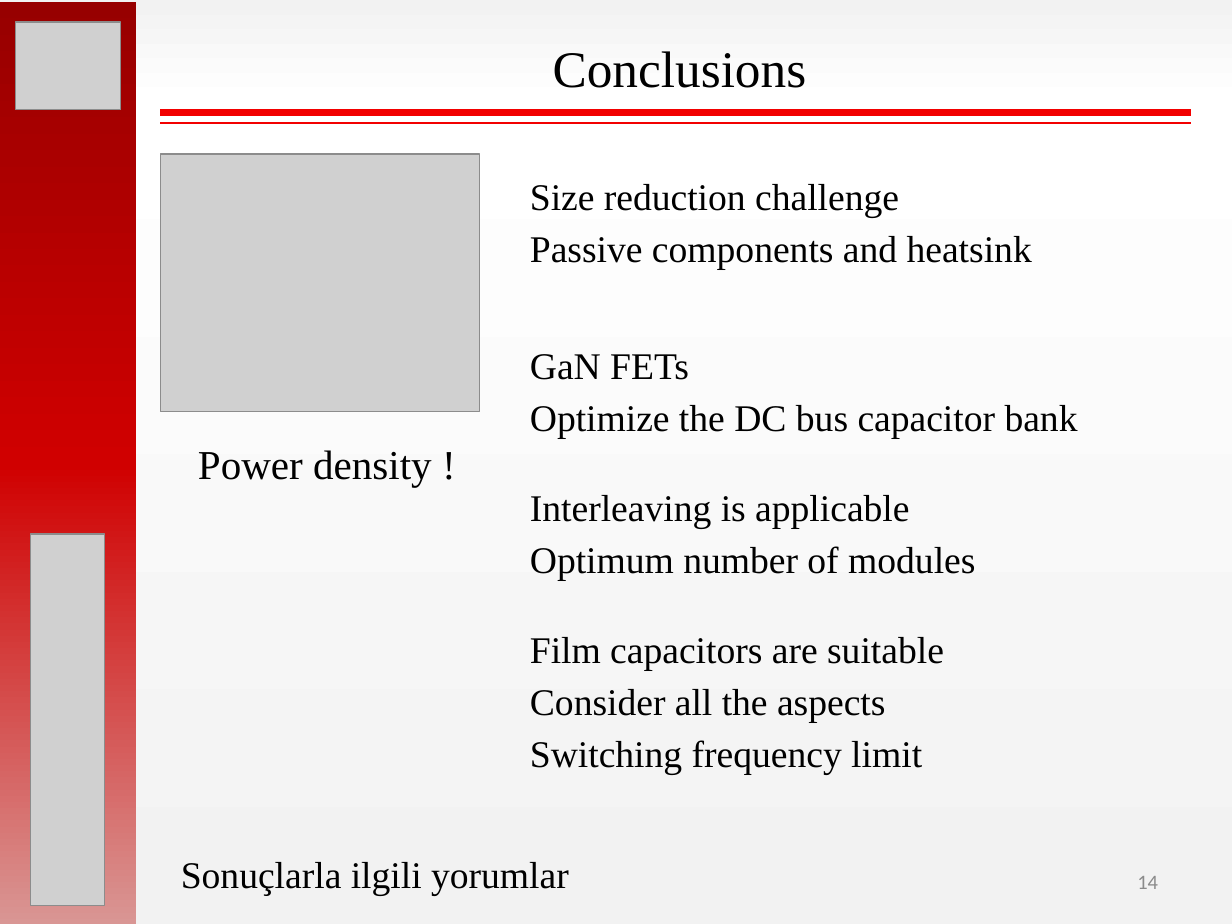
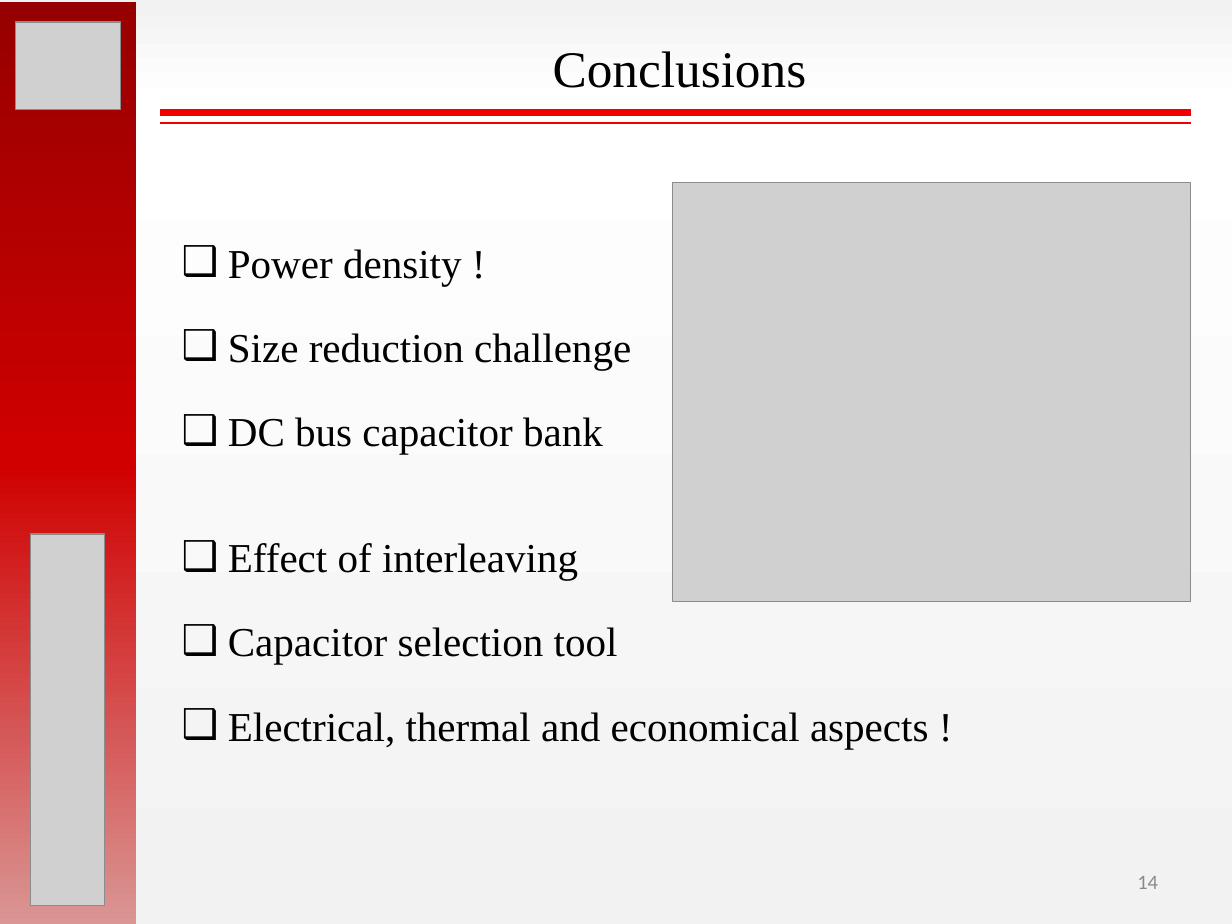
Before and after one commit to hakanpolat/IMMD, a slide deck: slide 14 of ISIE 2017/sunum/ISIE2017_OralPres_Mesut_Uğur.pptx. Drawn at 1232x924 pixels with LibreOffice and Linux fonts; fonts in the diff are those of the drawing; grey boxes stand for pictures. Boxes give left, top, right and bottom in pixels: in the first picture for what was removed or moved away, otherwise in the second. Text is boxed around its words. In the diff, an @@ line names an element or a change of style, - is before the commit and + after.

```diff
--- a/ISIE 2017/sunum/ISIE2017_OralPres_Mesut_Uğur.pptx
+++ b/ISIE 2017/sunum/ISIE2017_OralPres_Mesut_Uğur.pptx
@@ text "Power density !": place and size @@
-text "Power density !" at <box>530,184,1032,270</box>
+text "Power density !" at <box>228,249,631,454</box>
@@ picture: place and size @@
-picture at <box>160,154,479,411</box>
+picture at <box>673,182,1191,601</box>
@@ text at <box>228,249,462,285</box>: paragraph added @@
+❑ Power density !
@@ text at <box>228,333,631,370</box>: size 22 to 24 pt in "Size reduction challenge"; bullet none to ❑; line spacing 1 to 1.5; more space between paragraphs @@
@@ text removed at <box>530,354,1078,439</box> @@
-GaN FETs
-Optimize the DC bus capacitor bank
@@ text at <box>228,417,603,454</box>: text changed; size 22 to 24 pt @@
-Passive components and heatsink
+❑ DC bus capacitor bank
@@ text removed at <box>198,450,432,487</box> @@
-Power density !
@@ text removed at <box>530,495,975,581</box> @@
-Interleaving is applicable
-Optimum number of modules
@@ text added at <box>228,543,928,749</box>, 24 pt, text #000000 @@
+❑ Effect of interleaving
+❑ Capacitor selection tool
+❑ Electrical, thermal and economical aspects !
@@ text removed at <box>530,637,944,775</box> @@
-Film capacitors are suitable
-Consider all the aspects
-Switching frequency limit
@@ text removed at <box>181,862,569,896</box> @@
-Sonuçlarla ilgili yorumlar
```
Also in this commit, not shown: 1 other slide changed, 1 slide removed.
